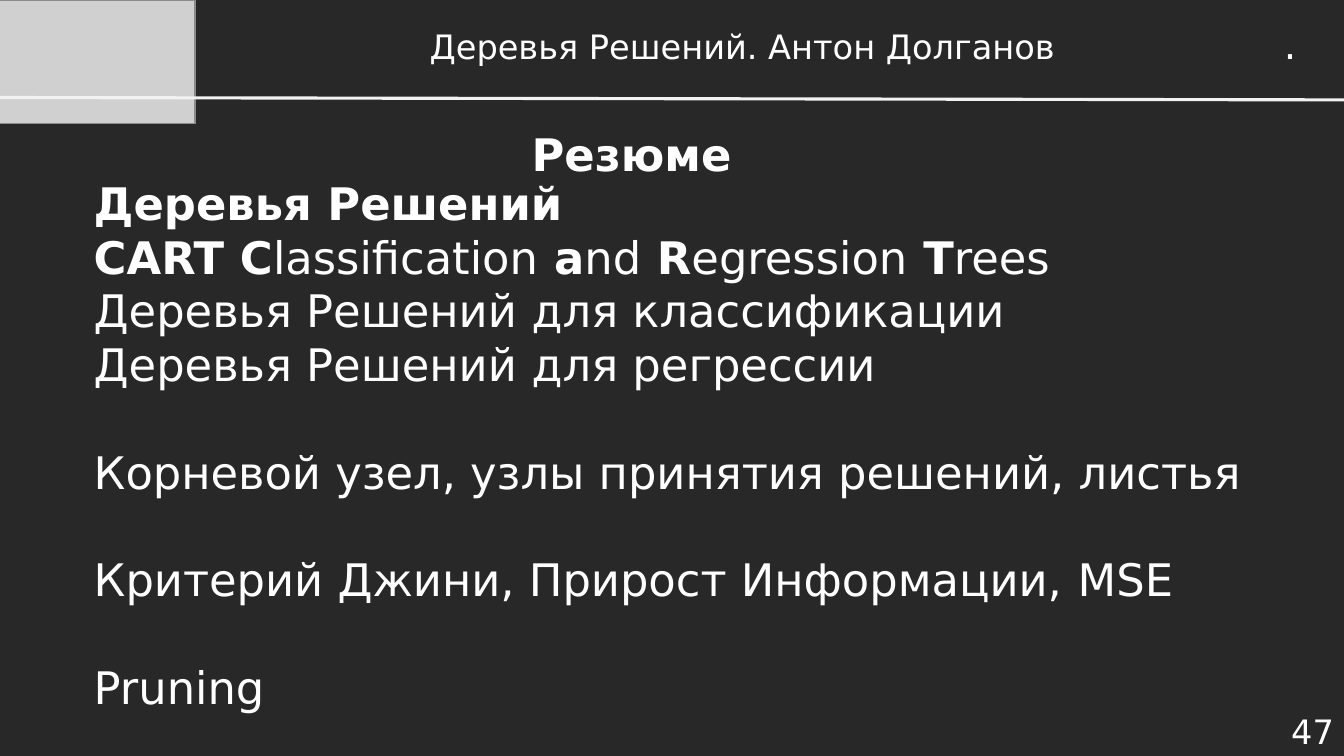
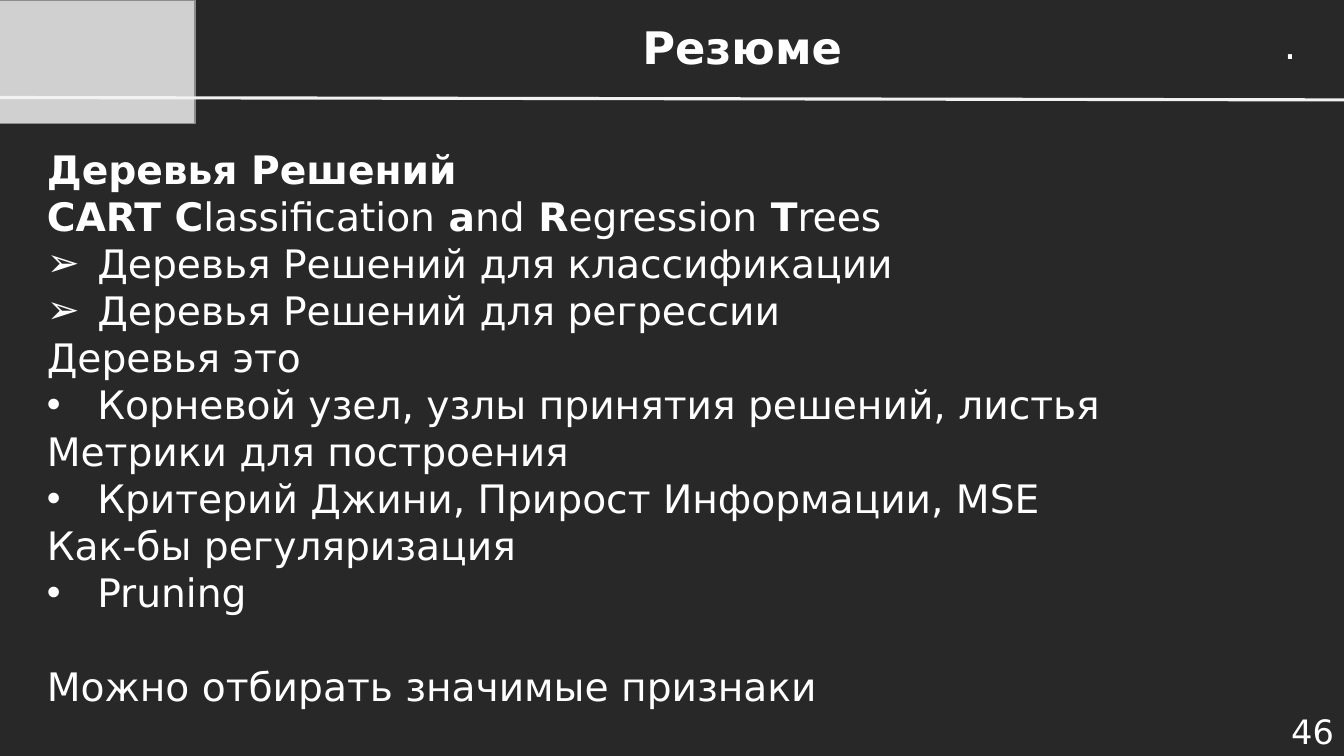
Before and after one commit to dayekb/Study, a slide deck: slide 46 of rus/UrFU/IST in Medicine/1 season/Презентации/Лекция 1.10 - Деревья Решений.pptx (slide 47 before the commit). Drawn at 1344x756 pixels with LibreOffice and Linux fonts; fonts in the diff are those of the drawing; grey boxes stand for pictures. Boxes give left, top, right and bottom in pixels: in the first picture for what was removed or moved away, otherwise in the second. Text is boxed around its words. In the diff, an @@ line names an element or a change of style, - is before the commit and + after.

```diff
--- a/rus/UrFU/IST in Medicine/1 season/Презентации/Лекция 1.10 - Деревья Решений.pptx
+++ b/rus/UrFU/IST in Medicine/1 season/Презентации/Лекция 1.10 - Деревья Решений.pptx
@@ text at (x1=642, y1=31, x2=842, y2=65): text changed; size 24 to 32 pt; bold on @@
-Деревья Решений. Антон Долганов
+Резюме
@@ text "Деревья Решений" moved from (x1=94, y1=185, x2=1241, y2=714) to (x1=47, y1=154, x2=1099, y2=709) @@
@@ text removed at (x1=532, y1=138, x2=732, y2=172) @@
-Резюме
@@ text at (x1=47, y1=154, x2=1099, y2=615): size 32 to 28 pt in "Деревья Решений", "CART Classification and Regression Trees", "Деревья Решений для классификации", "Деревья Решений для регрессии" and 3 more places; bullet none to ➢; bullet none to • @@
@@ text at (x1=47, y1=343, x2=301, y2=380): paragraph added @@
+Деревья это
@@ text at (x1=47, y1=437, x2=568, y2=474): paragraph added @@
+Метрики для построения
@@ text at (x1=47, y1=529, x2=516, y2=568): paragraph added @@
+Как-бы регуляризация
@@ text at (x1=47, y1=670, x2=816, y2=709): paragraph added @@
+Можно отбирать значимые признаки
@@ page number at (x1=1291, y1=719, x2=1334, y2=745): text changed @@
-47
+46
```
Also in this commit, not shown: 42 other slides changed, 2 slides added, 3 slides removed, 14 other files.
